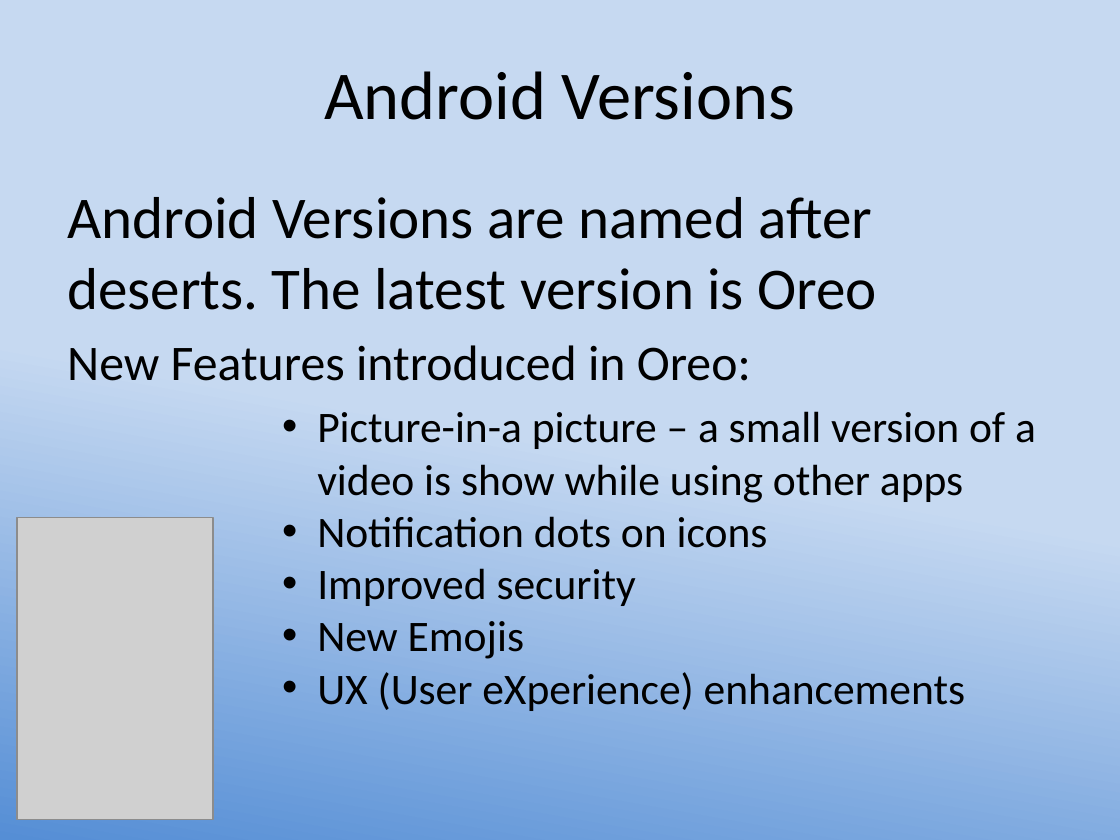
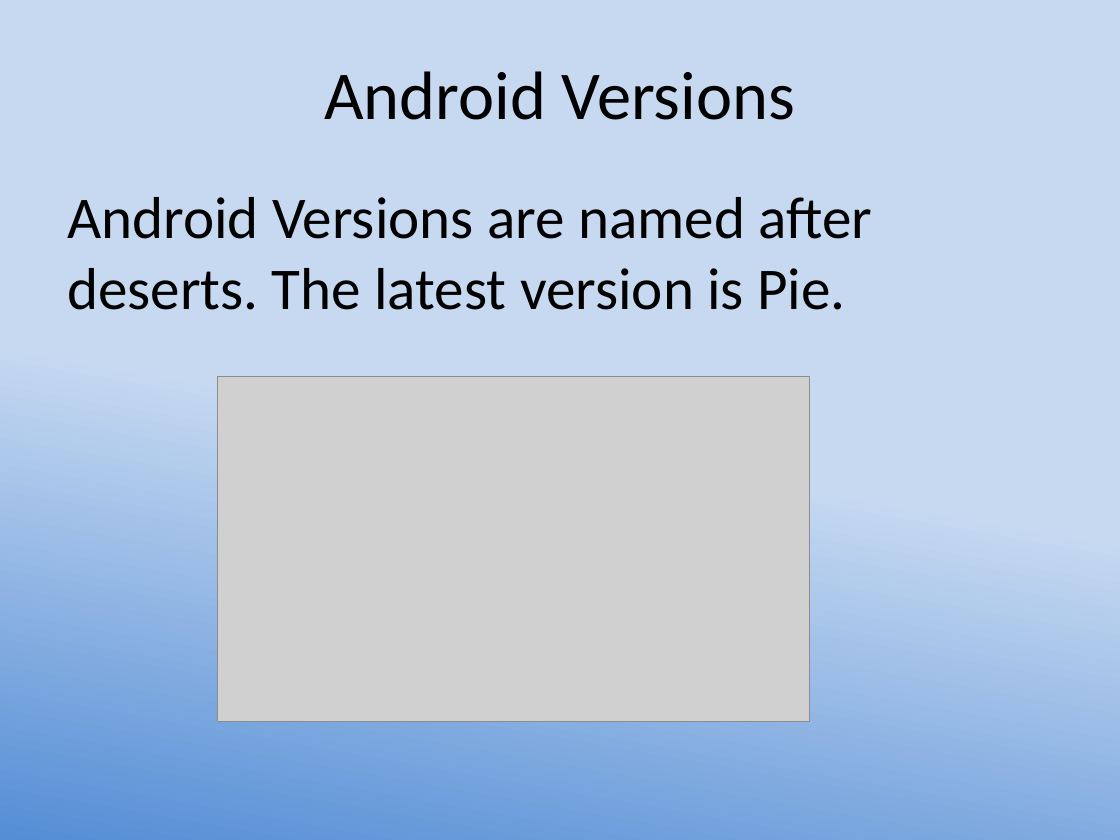
Before and after one commit to LCC-CIT/CS235AM-CourseMaterials, a slide deck: slide 18 of Slides/Wk1Day1-Intro.pptx. Drawn at 1120x840 pixels with LibreOffice and Linux fonts; fonts in the diff are those of the drawing; grey boxes stand for pictures. Boxes give left, top, right and bottom in pixels: in the first picture for what was removed or moved away, otherwise in the second. Text is boxed around its words. In the diff, an @@ line names an element or a change of style, - is before the commit and + after.

```diff
--- a/Slides/Wk1Day1-Intro.pptx
+++ b/Slides/Wk1Day1-Intro.pptx
@@ text at bbox=[67, 197, 873, 310]: text changed @@
-Android Versions are named after deserts. The latest version is Oreo
-New Features introduced in Oreo:
+Android Versions are named after deserts. The latest version is Pie.
@@ picture added at bbox=[217, 376, 810, 721] @@
@@ text removed at bbox=[317, 411, 1036, 711] @@
-• Picture-in-a picture – a small version of a video is show while using other apps
-• Notification dots on icons
-• Improved security
-• New Emojis
-• UX (User eXperience) enhancements
@@ picture removed at bbox=[17, 517, 213, 820] @@
```
Also in this commit, not shown: 3 other slides changed, 1 other file.
